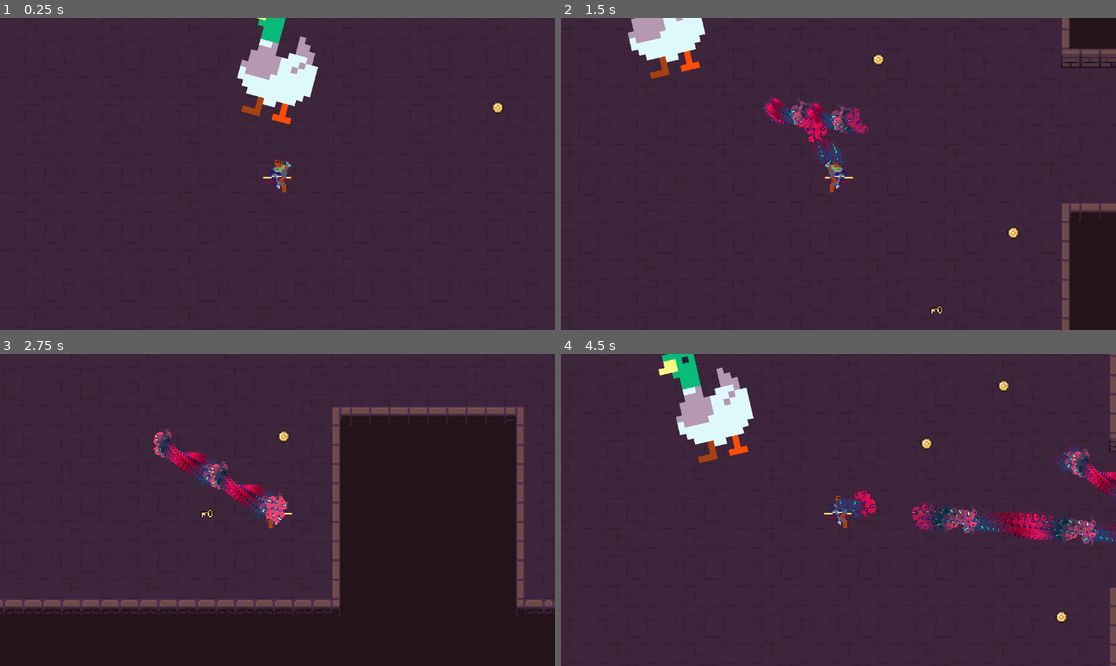
Above: before the commit, frames 1-4 (two rows, left to right).
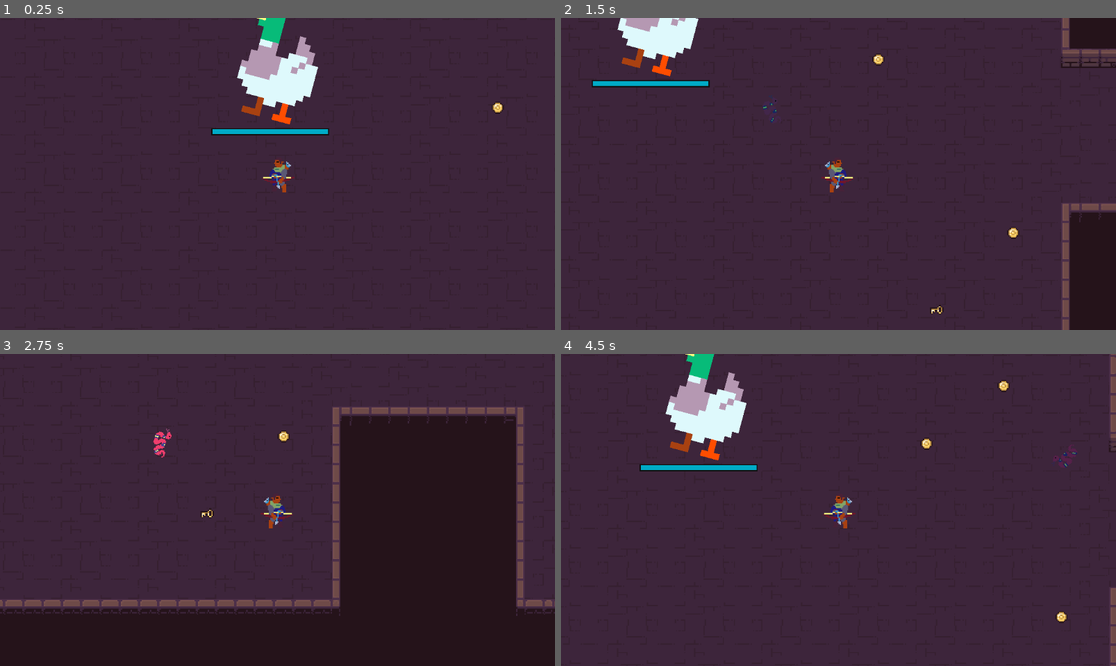
Above: after the commit, the same moments.

Repository: Unlxckyz/Game-of-the-year
Game: Godot game, scene res://scenes/levels/WorldTestes.tscn
The game is run twice, just before and just after one commit, with the same random seed, the same clock (stepped at 60 frames per second) and the same inputs.
Inputs (mouse positions are in pixels of both pictures, inside the frame that each line leads up to):
- Up to frame 1 (0.25 s): no input
- Up to frame 2 (1.5 s): move the mouse to (960, 158) at 0.52 s; press the mouse at (960, 158) at 0.53 s; hold D (right) 0.53-1.28 s; move the mouse to (727, 189) at 1.27 s; release the mouse at (727, 189) at 1.28 s; hold S (down) from 1.28 s (still down); click (727, 189) at 1.35 s
- Up to frame 3 (2.75 s): move the mouse to (333, 441) at 2.02 s; release S (down) at 2.03 s; press the mouse at (333, 441) at 2.03 s; hold D (right) from 2.03 s (still down)
- Up to frame 4 (4.5 s): move the mouse to (810, 572) at 2.77 s; release D (right) at 2.78 s; release the mouse at (810, 572) at 2.78 s; hold W (up) 2.78-3.53 s; click (810, 572) at 2.85 s; move the mouse to (1005, 556) at 3.52 s; press the mouse at (1005, 556) at 3.53 s; hold A (left) from 3.53 s (still down); move the mouse to (672, 463) at 4.27 s; release the mouse at (672, 463) at 4.28 s; click (672, 463) at 4.35 s

The runs differ from the first frame. In frame 1, 0.5% of the frame differs, in the area x 38-60%, y 35-38%; in frame 2, 3.1%; in frame 3, 1.7%; in frame 4, 5.9%, in the area x 14-100%, y 0-62%.

Commit message:
Health_Bar Reusable pronto

Diff:
--- a/Player.gd
+++ b/Player.gd
@@ -2,7 +2,8 @@
 @onready var sprite = $Rogues
 var speed = 200
 var eletricidade_preload = preload("res://spells/eletricidade.tscn")
-
+var canShoot = true
+@onready var timer = $Timer
 func _process(delta):
 	var direction = Input.get_vector("left","right","up","down")
 	if direction.x > 0:
@@ -16,7 +17,9 @@
 	velocity = direction * speed
 	move_and_slide()
 	if Input.is_action_pressed("shoot"):
-		shoot()
+		if canShoot:
+			shoot()
+
 
 func shoot():
 	var eletricidade = eletricidade_preload.instantiate()
@@ -28,3 +31,11 @@
 	eletricidade.rotation = angle.angle()
 
 	get_parent().add_child(eletricidade)
+	canShoot = false
+	timer.start()
+
+
+
+
+func _on_timer_timeout() -> void:
+	canShoot = true
--- a/classes/enemy.gd
+++ b/classes/enemy.gd
@@ -20,7 +20,12 @@
 @export var animation_player : AnimationPlayer
 
 func _ready() -> void:
-	pass
+	health_bar.init_health(health)
 
 func _process(delta: float) -> void:
 	pass
+func take_damage(damage):
+	health -= damage
+	if health < 0:
+		queue_free()
+	health_bar.health = health
--- a/classes/health_bar.gd
+++ b/classes/health_bar.gd
@@ -1,12 +1,30 @@
-extends Node2D
+extends ProgressBar
 class_name HealthBar
+@onready var timer = $Timer
+@onready var damage_bar = $DamageBar
 
-@export var value : float
-@export var model : Area2D
+var health = 0 : set = _set_health
 
-func _ready() -> void:
-	pass # Replace with function body.
+func _set_health(new_health):
+	var prev_health = health
+	health = min(max_value,new_health)
+	value = health
+
+	if health < 0:
+		queue_free()
+	if health < prev_health:
+		timer.start()
+	else:
+		damage_bar.value = health
+
+func init_health(_health):
+	health = _health
+	max_value = health
+	value = health
+	damage_bar.max_value = health
+	damage_bar.value = health
 
 
-func _process(delta: float) -> void:
-	pass
+
+func _on_timer_timeout() -> void:
+	damage_bar.value = health
--- a/classes/spell.gd
+++ b/classes/spell.gd
@@ -18,3 +18,8 @@
 
 func _process(delta: float) -> void:
 	position += direction.normalized() * delta * speed
+func checkColide(body):
+	if body.is_in_group("Enemy"):
+		if body.has_method("take_damage"):
+			body.take_damage(base_damage)
+			queue_free()
--- a/health_component.gd
+++ /dev/null
@@ -1 +0,0 @@
-extends ProgressBar
--- a/health_component.tscn
+++ /dev/null
@@ -1,18 +0,0 @@
-[gd_scene load_steps=2 format=3 uid="uid://dqwisknycuqg5"]
-
-[sub_resource type="StyleBoxFlat" id="StyleBoxFlat_ps6a8"]
-bg_color = Color(1, 1, 1, 1)
-
-[node name="HealthComponent" type="ProgressBar"]
-offset_left = -86.0
-offset_top = 58.0
-offset_right = 75.0
-offset_bottom = 68.0
-theme_override_styles/background = SubResource("StyleBoxFlat_ps6a8")
-show_percentage = false
-
-[node name="DamageComponent" type="ProgressBar" parent="."]
-layout_mode = 0
-offset_right = 161.0
-offset_bottom = 10.0
-show_percentage = false
--- a/patinho.gd
+++ b/patinho.gd
@@ -1,6 +1,9 @@
-extends Node2D
 
+extends Enemy
 @onready var animation = $AnimationPlayer
+@onready var health_bar_bar = $HealthComponent
 
-func _ready():
-	animation.play("idle")
+
+func _init():
+	health = 50
+	health_bar = health_bar_bar
--- a/player.tscn
+++ b/player.tscn
@@ -13,3 +13,7 @@
 
 [node name="Camera2D" type="Camera2D" parent="."]
 zoom = Vector2(2.5, 2.5)
+
+[node name="Timer" type="Timer" parent="."]
+
+[connection signal="timeout" from="Timer" to="." method="_on_timer_timeout"]
--- a/project.godot
+++ b/project.godot
@@ -18,6 +18,10 @@
 [dotnet]
 
 project/assembly_name="Game Of The Year"
+
+[global_group]
+
+Enemy=""
 
 [input]
 
--- a/scenes/characters/Enemies/patinho.tscn
+++ b/scenes/characters/Enemies/patinho.tscn
@@ -1,10 +1,26 @@
-[gd_scene load_steps=7 format=3 uid="uid://n4qduriikbhb"]
+[gd_scene load_steps=9 format=3 uid="uid://n4qduriikbhb"]
 
 [ext_resource type="Script" path="res://patinho.gd" id="1_6mflt"]
 [ext_resource type="Texture2D" uid="uid://bnclh7kff40tp" path="res://assets/32rogues/animals.png" id="2_w8v6p"]
+[ext_resource type="PackedScene" uid="uid://dqwisknycuqg5" path="res://scenes/ui/health_component.tscn" id="3_7m618"]
 
-[sub_resource type="CircleShape2D" id="CircleShape2D_u5wh4"]
-radius = 58.6941
+[sub_resource type="CircleShape2D" id="CircleShape2D_mw2cg"]
+radius = 41.1096
+
+[sub_resource type="Animation" id="Animation_dmmai"]
+length = 0.001
+tracks/0/type = "value"
+tracks/0/imported = false
+tracks/0/enabled = true
+tracks/0/path = NodePath("Sprite2D:rotation")
+tracks/0/interp = 1
+tracks/0/loop_wrap = true
+tracks/0/keys = {
+"times": PackedFloat32Array(0),
+"transitions": PackedFloat32Array(1),
+"update": 0,
+"values": [0.261799]
+}
 
 [sub_resource type="Animation" id="Animation_uhgtg"]
 resource_name = "idle"
@@ -23,29 +39,25 @@
 "values": [0.261799, -0.261799, 0.261799]
 }
 
-[sub_resource type="Animation" id="Animation_dmmai"]
-length = 0.001
-tracks/0/type = "value"
-tracks/0/imported = false
-tracks/0/enabled = true
-tracks/0/path = NodePath("Sprite2D:rotation")
-tracks/0/interp = 1
-tracks/0/loop_wrap = true
-tracks/0/keys = {
-"times": PackedFloat32Array(0),
-"transitions": PackedFloat32Array(1),
-"update": 0,
-"values": [0.261799]
-}
-
 [sub_resource type="AnimationLibrary" id="AnimationLibrary_vaism"]
 _data = {
 "RESET": SubResource("Animation_dmmai"),
 "idle": SubResource("Animation_uhgtg")
 }
 
-[node name="Patinho" type="CharacterBody2D"]
+[sub_resource type="CircleShape2D" id="CircleShape2D_u5wh4"]
+radius = 56.0
+
+[node name="Patinho" type="CharacterBody2D" node_paths=PackedStringArray("health_bar") groups=["Enemy"]]
+collision_layer = 2
+collision_mask = 2
+motion_mode = 1
 script = ExtResource("1_6mflt")
+health_bar = NodePath("HealthComponent")
+
+[node name="CollisionShape2D" type="CollisionShape2D" parent="."]
+position = Vector2(-10, 10)
+shape = SubResource("CircleShape2D_mw2cg")
 
 [node name="Sprite2D" type="Sprite2D" parent="."]
 rotation = 0.261799
@@ -54,11 +66,20 @@
 region_enabled = true
 region_rect = Rect2(69.5451, 458.54, 22.7821, 21.1792)
 
-[node name="CollisionShape2D" type="CollisionShape2D" parent="."]
-position = Vector2(-1, 0)
-shape = SubResource("CircleShape2D_u5wh4")
-
 [node name="AnimationPlayer" type="AnimationPlayer" parent="."]
 libraries = {
 "": SubResource("AnimationLibrary_vaism")
 }
+
+[node name="Area2D" type="Area2D" parent="."]
+
+[node name="collsion_area" type="CollisionShape2D" parent="Area2D"]
+position = Vector2(-10, 1)
+shape = SubResource("CircleShape2D_u5wh4")
+debug_color = Color(0.770103, 1.44392e-06, 0.396343, 0.42)
+
+[node name="HealthComponent" parent="." instance=ExtResource("3_7m618")]
+offset_left = -62.0
+offset_right = 34.0
+
+[connection signal="body_entered" from="Area2D" to="." method="_on_area_2d_body_entered"]
--- /dev/null
+++ b/scenes/ui/health_component.tscn
@@ -0,0 +1,51 @@
+[gd_scene load_steps=6 format=3 uid="uid://dqwisknycuqg5"]
+
+[ext_resource type="Script" path="res://classes/health_bar.gd" id="1_kcsjk"]
+
+[sub_resource type="StyleBoxEmpty" id="StyleBoxEmpty_ec2f4"]
+
+[sub_resource type="StyleBoxFlat" id="StyleBoxFlat_n6fux"]
+bg_color = Color(0, 0.672026, 0.779685, 1)
+
+[sub_resource type="StyleBoxFlat" id="StyleBoxFlat_rpc5o"]
+bg_color = Color(0.0687983, 0.0687983, 0.0687982, 1)
+expand_margin_left = 1.0
+expand_margin_top = 1.0
+expand_margin_right = 1.0
+expand_margin_bottom = 1.0
+shadow_color = Color(0, 0, 0, 0.27451)
+shadow_offset = Vector2(0, 1)
+
+[sub_resource type="StyleBoxFlat" id="StyleBoxFlat_drog0"]
+bg_color = Color(1, 1, 1, 1)
+
+[node name="HealthBar" type="ProgressBar"]
+z_index = 1
+offset_left = -86.0
+offset_top = 58.0
+offset_right = 154.0
+offset_bottom = 62.0
+theme_override_styles/background = SubResource("StyleBoxEmpty_ec2f4")
+theme_override_styles/fill = SubResource("StyleBoxFlat_n6fux")
+value = 60.0
+show_percentage = false
+script = ExtResource("1_kcsjk")
+
+[node name="DamageBar" type="ProgressBar" parent="."]
+z_index = -1
+layout_mode = 1
+anchors_preset = 15
+anchor_right = 1.0
+anchor_bottom = 1.0
+grow_horizontal = 2
+grow_vertical = 2
+theme_override_styles/background = SubResource("StyleBoxFlat_rpc5o")
+theme_override_styles/fill = SubResource("StyleBoxFlat_drog0")
+value = 70.0
+show_percentage = false
+
+[node name="Timer" type="Timer" parent="."]
+wait_time = 0.4
+one_shot = true
+
+[connection signal="timeout" from="Timer" to="." method="_on_timer_timeout"]
--- a/spells/eletricidade.tscn
+++ b/spells/eletricidade.tscn
@@ -90,4 +90,6 @@
 "": SubResource("AnimationLibrary_s2rb3")
 }
 
+[node name="Timer" type="Timer" parent="."]
+
 [connection signal="body_entered" from="Animals/Eletric" to="." method="_on_eletric_body_entered"]
--- a/spells/scripts/Eletricidade.gd
+++ b/spells/scripts/Eletricidade.gd
@@ -1,5 +1,4 @@
 extends Spell
-
 
 func _ready():
 	base_damage = 10
@@ -10,6 +9,4 @@
 
 
 func _on_eletric_body_entered(body):
-	if body.is_in_group("enemy"):
-		if body.has_method("take_damage"):
-			body.take_damage(base_damage)
+	checkColide(body)
